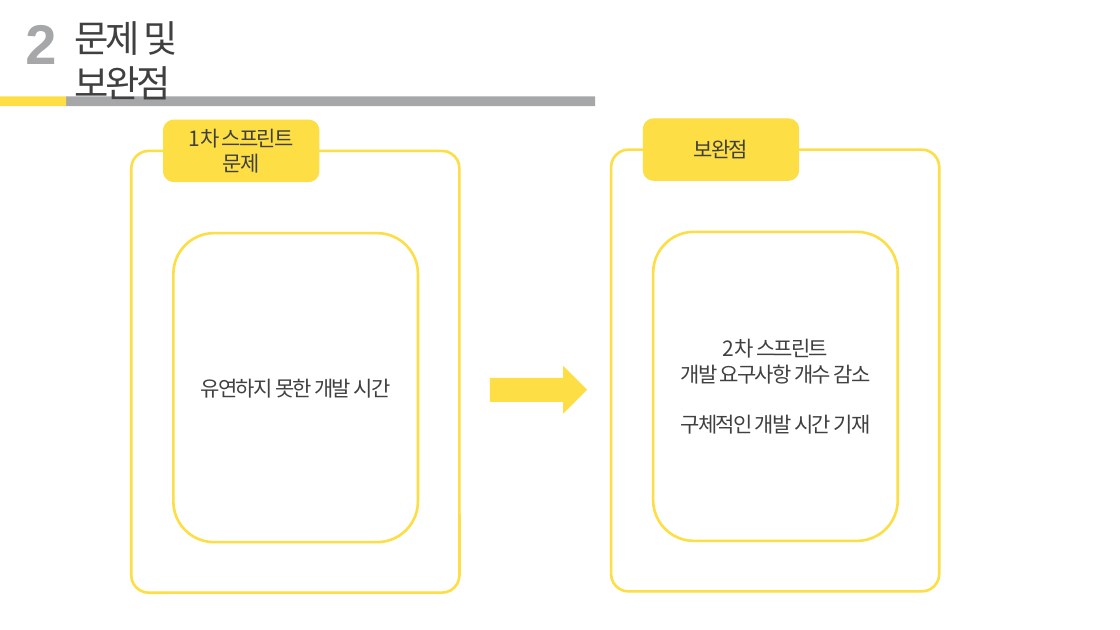
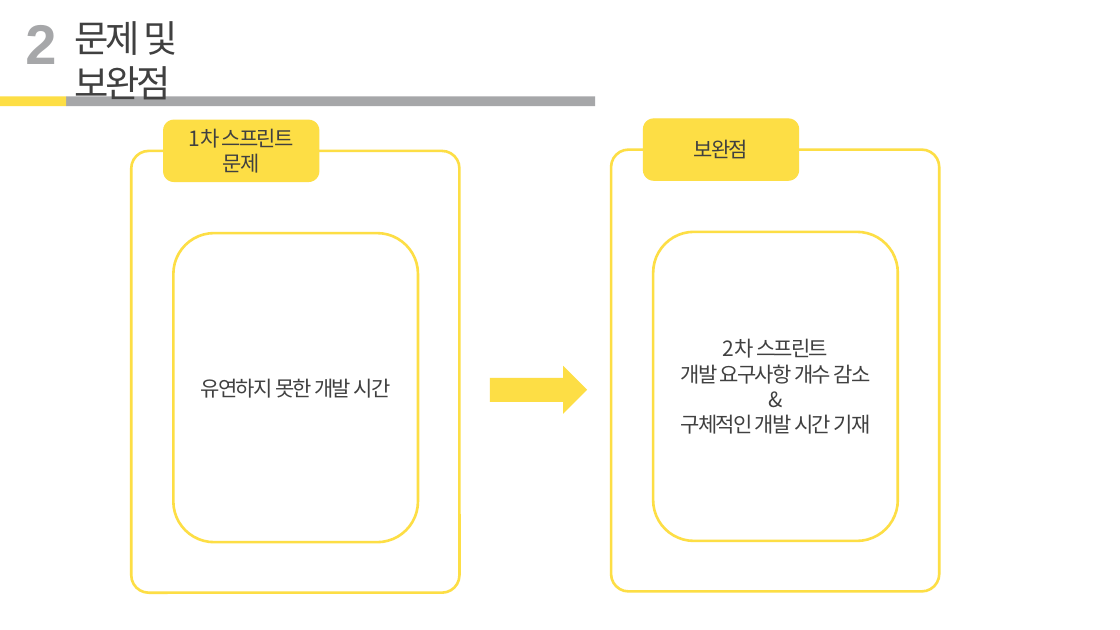
Before and after one commit to kpuce2022CD/Centum, a slide deck: slide 7 of document/진행사항 2.pptx (slide 6 before the commit). Drawn at 1120x630 pixels with LibreOffice and Linux fonts; fonts in the diff are those of the drawing. Boxes give left, top, right and bottom in pixels: in the first picture for what was removed or moved away, otherwise in the second. Text is boxed around its words. In the diff, an @@ line names an element or a change of style, - is before the commit and + after.

```diff
--- a/document/진행사항 2.pptx
+++ b/document/진행사항 2.pptx
@@ text in rounded rectangle at (654, 232, 898, 541): paragraph added @@
+&
```
Also in this commit, not shown: 1 other slide changed, 1 slide added, 1 other file.
